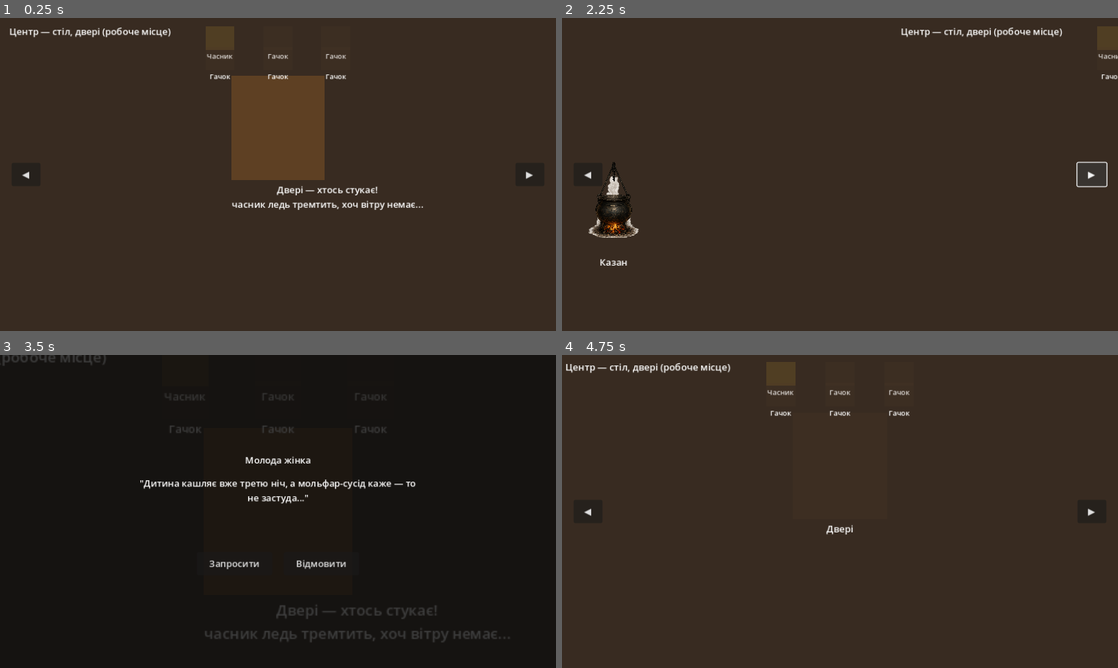
Above: before the commit, frames 1-4 (two rows, left to right).
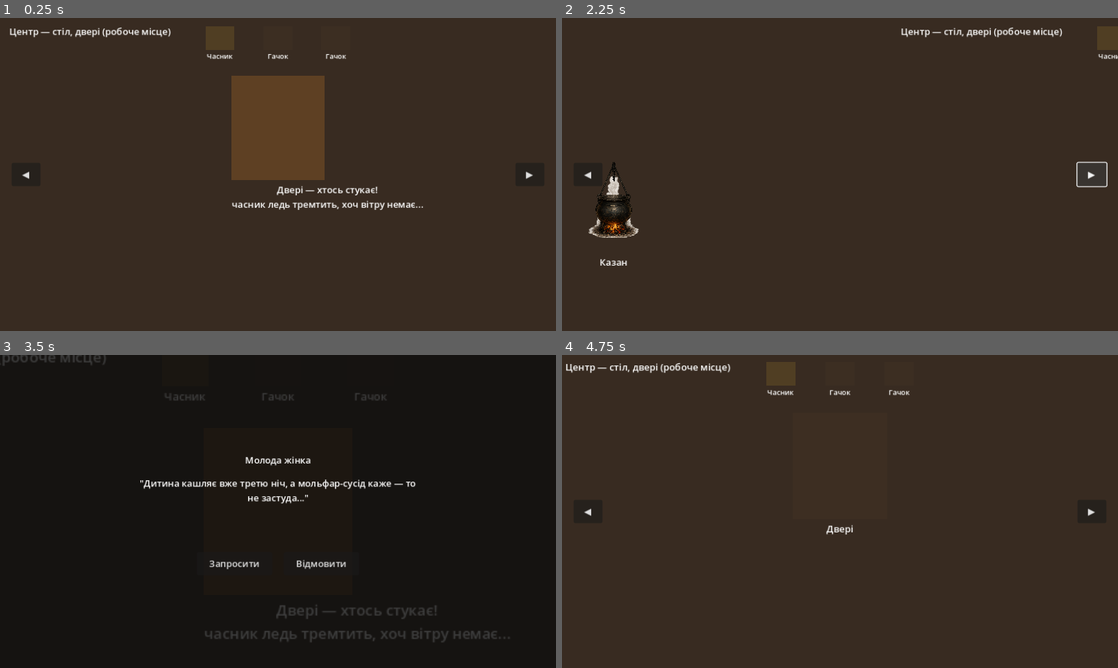
Above: after the commit, the same moments.

Repository: zav1K/molfar
Game: Godot game, scene res://scenes/Hut.tscn
The game is run twice, just before and just after one commit, with the same random seed, the same clock (stepped at 60 frames per second) and the same inputs.
Inputs (mouse positions are in pixels of both pictures, inside the frame that each line leads up to):
- Up to frame 1 (0.25 s): no input
- Up to frame 2 (2.25 s): click "◀" at 0.5 s; drag from (840, 199) to (895, 105) at 1.27 s; click "▶" at 2 s
- Up to frame 3 (3.5 s): drag from (278, 464) to (222, 373) at 2.77 s
- Up to frame 4 (4.75 s): move the mouse to (745, 367) at 3.52 s; hold Right (ui_right) 3.53-4.25 s; click (745, 367) at 3.67 s; click "Запросити" at 4.25 s

The runs differ from the first frame. In frame 1, 0.2% of the frame differs, in the area x 37-63%, y 11-20%; in frame 2, less than 0.1%; in frame 3, 0.1%; in frame 4, 0.2%.

Commit message:
Cut hook slots from 6 to 3
6 let the player hang every ward at once, defeating the point —
covering every threat category simultaneously shouldn't be free. 3
forces an actual choice about what to prepare for.

Diff:
--- a/scenes/Hut.tscn
+++ b/scenes/Hut.tscn
@@ -215,90 +215,6 @@
 theme_override_font_sizes/font_size = 12
 text = "Гачок"
 
-[node name="WardSlot4" type="Area2D" parent="PanelCenter/Zones"]
-position = Vector2(380, 70)
-script = ExtResource("9")
-zone_id = &"ward_slot_3"
-zone_label = "Гачок 4"
-slot_index = 3
-
-[node name="CollisionShape2D" type="CollisionShape2D" parent="PanelCenter/Zones/WardSlot4"]
-shape = SubResource("Shape_wardslot")
-
-[node name="Visual" type="ColorRect" parent="PanelCenter/Zones/WardSlot4"]
-mouse_filter = 2
-offset_left = -25.0
-offset_top = -20.0
-offset_right = 25.0
-offset_bottom = 20.0
-color = Color(0.3, 0.22, 0.15, 0.2)
-
-[node name="Label" type="Label" parent="PanelCenter/Zones/WardSlot4"]
-mouse_filter = 2
-offset_left = -35.0
-offset_top = 22.0
-offset_right = 35.0
-offset_bottom = 40.0
-horizontal_alignment = 1
-theme_override_font_sizes/font_size = 12
-text = "Гачок"
-
-[node name="WardSlot5" type="Area2D" parent="PanelCenter/Zones"]
-position = Vector2(480, 70)
-script = ExtResource("9")
-zone_id = &"ward_slot_4"
-zone_label = "Гачок 5"
-slot_index = 4
-
-[node name="CollisionShape2D" type="CollisionShape2D" parent="PanelCenter/Zones/WardSlot5"]
-shape = SubResource("Shape_wardslot")
-
-[node name="Visual" type="ColorRect" parent="PanelCenter/Zones/WardSlot5"]
-mouse_filter = 2
-offset_left = -25.0
-offset_top = -20.0
-offset_right = 25.0
-offset_bottom = 20.0
-color = Color(0.3, 0.22, 0.15, 0.2)
-
-[node name="Label" type="Label" parent="PanelCenter/Zones/WardSlot5"]
-mouse_filter = 2
-offset_left = -35.0
-offset_top = 22.0
-offset_right = 35.0
-offset_bottom = 40.0
-horizontal_alignment = 1
-theme_override_font_sizes/font_size = 12
-text = "Гачок"
-
-[node name="WardSlot6" type="Area2D" parent="PanelCenter/Zones"]
-position = Vector2(580, 70)
-script = ExtResource("9")
-zone_id = &"ward_slot_5"
-zone_label = "Гачок 6"
-slot_index = 5
-
-[node name="CollisionShape2D" type="CollisionShape2D" parent="PanelCenter/Zones/WardSlot6"]
-shape = SubResource("Shape_wardslot")
-
-[node name="Visual" type="ColorRect" parent="PanelCenter/Zones/WardSlot6"]
-mouse_filter = 2
-offset_left = -25.0
-offset_top = -20.0
-offset_right = 25.0
-offset_bottom = 20.0
-color = Color(0.3, 0.22, 0.15, 0.2)
-
-[node name="Label" type="Label" parent="PanelCenter/Zones/WardSlot6"]
-mouse_filter = 2
-offset_left = -35.0
-offset_top = 22.0
-offset_right = 35.0
-offset_bottom = 40.0
-horizontal_alignment = 1
-theme_override_font_sizes/font_size = 12
-text = "Гачок"
-
 [node name="PanelRight" type="Node2D" parent="."]
 position = Vector2(1920, 0)
 
--- a/scripts/autoload/ward_rack.gd
+++ b/scripts/autoload/ward_rack.gd
@@ -6,7 +6,7 @@
 
 signal changed(slot_index: int)
 
-const SLOT_COUNT := 6
+const SLOT_COUNT := 3
 ## Chance a correctly-matched ward actually gives a signal. Deliberately
 ## short of certain — silence never confirms "human" and a signal never
 ## confirms "not human" on its own.
